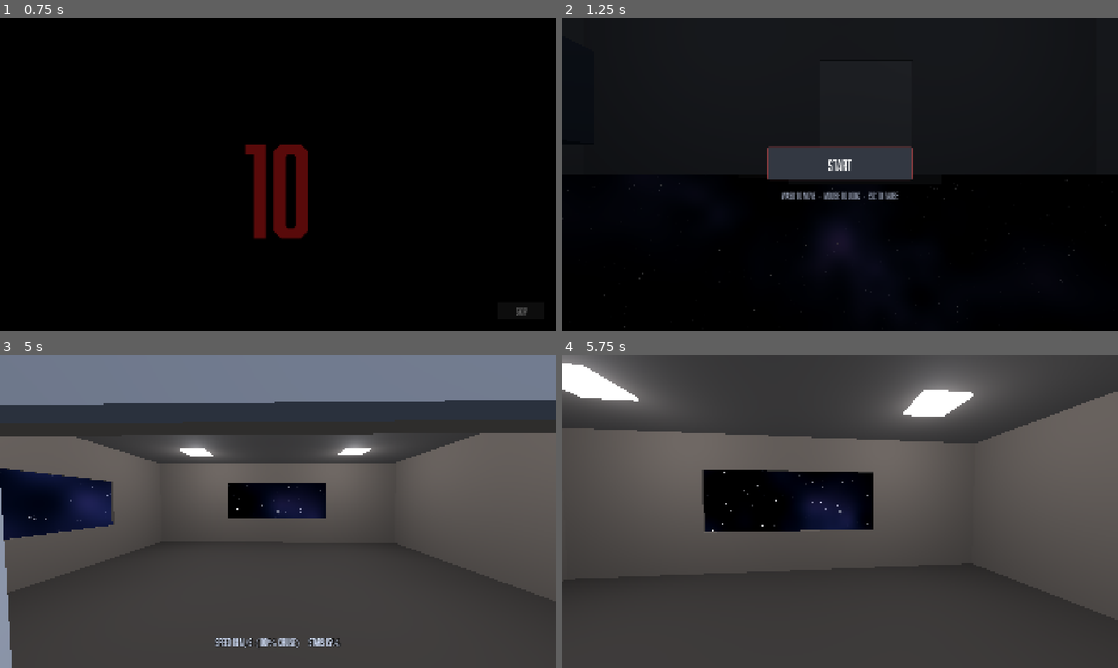
Above: before the commit, frames 1-4 (two rows, left to right).
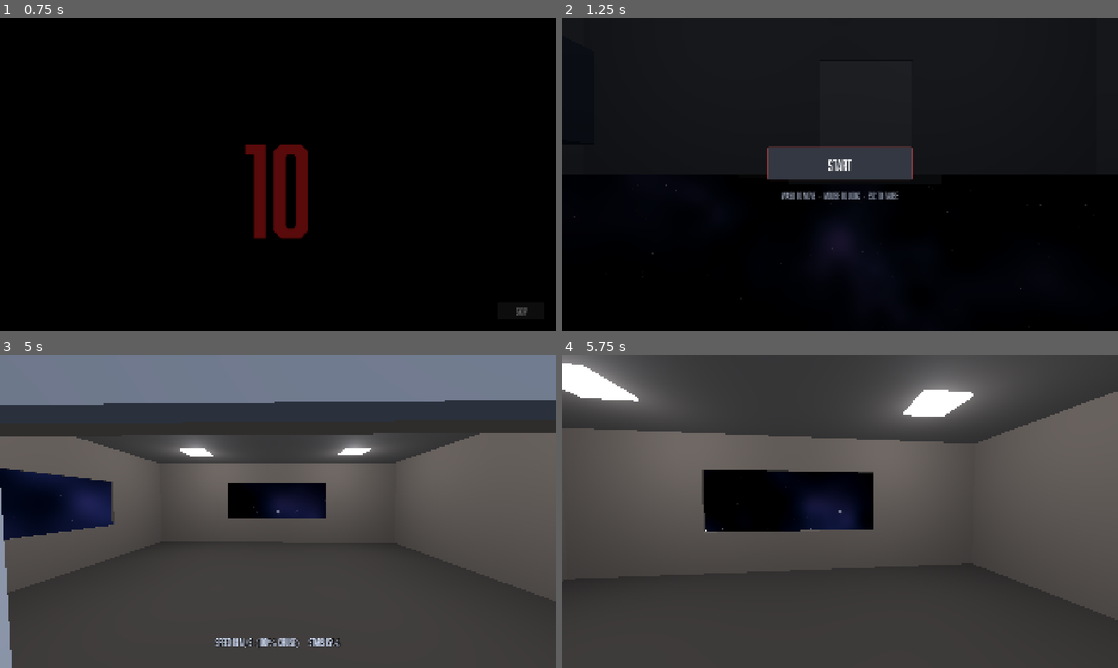
Above: after the commit, the same moments.

Repository: Joony/gmtk-game-jam-2026
Game: Godot game, scene res://scenes/intro.tscn
Two runs of this game, one before a commit and one after it. Both use one fixed random seed, a clock stepped at 60 frames per second and the inputs below.
Inputs (mouse positions are in pixels of both pictures, inside the frame that each line leads up to):
- Up to frame 1 (0.75 s): click "Skip" at 0.5 s
- Up to frame 2 (1.25 s): no input
- Up to frame 3 (5 s): click "START" at 1.25 s; tap Enter at 2 s; move the mouse to (305, 511) at 2.02 s; hold E (interact) 2.03-2.78 s; hold W (forward) from 2.03 s (still down); tap Space (jump) at 2.27, 3.02, 4.52 s; move the mouse to (250, 511) at 2.77 s; tap [ (stars_fewer) at 2.85 s; move the mouse to (289, 505) at 3.52 s; hold ] (stars_more) 3.53-4.28 s; move the mouse to (272, 517) at 4.27 s; click (272, 517) at 4.35 s
- Up to frame 4 (5.75 s): keep holding W (forward); move the mouse to (878, 514) at 5.02 s; hold E (interact) from 5.03 s (still down); tap Space (jump) at 5.27 s

Frame 1 is identical in both runs. In frame 2, less than 0.1% of the frame differs, in the area x 0-98%, y 51-99%; in frame 3, less than 0.1%; in frame 4, less than 0.1%.

Commit message:
Stop stars vanishing mid-view: exact grid traversal and speed-scaled field depth
Two changes. The shader sampled the star grid at fixed intervals, which skips
cells on diagonal rays; it now walks the grid with a 3D DDA so every cell the ray
crosses is visited. Measured no change at cruise (0% vanished either way) but it
removes a direction-dependent class of artifact.

The change that measured: the field spanned a fixed 15-700m, which at speed a star
crosses in under a second, so it faded in and out almost at once. Cell size and the
near/far limits now scale with speed, leaving angular density untouched but making
stars last proportionally longer - 0.2% to 0.0% vanished at 20x cruise.

Co-Authored-By: Claude Fable 5 <noreply@anthropic.com>

Diff:
--- a/assets/shaders/starfield.gdshader
+++ b/assets/shaders/starfield.gdshader
@@ -19,6 +19,9 @@
 /// Stars start FAR away. Close stars sweep across the view in a second and read as
 /// specks flying past the hull rather than a distant sky.
 uniform float near_distance = 15.0;
+/// Stars fade out approaching this. Kept below the DDA's worst-case reach so the
+/// fade, not the walk running out of steps, is what ends the field.
+uniform float far_distance = 700.0;
 // --- Nebula ---------------------------------------------------------------------
 // Computed from the view DIRECTION only, never from position, so it behaves as if
 // infinitely far away: it does not slide past as the ship travels, which is correct
@@ -37,9 +40,9 @@
 uniform float destination_brightness : hint_range(0.0, 4.0) = 0.0;
 uniform float destination_size : hint_range(0.0005, 0.2) = 0.02;
 
-// Marching this many cells along the ray. Step length == cell size, so every cell the
-// ray passes through IS sampled — that is what stops stars popping in and out.
-const int STEPS = 24;
+// Cells visited per ray by the DDA below. A diagonal ray crosses ~1.7 cells per cell
+// length, so this reaches ~700m worst case — matching far_distance.
+const int STEPS = 28;
 
 varying vec3 world_position;
 
@@ -107,62 +110,74 @@
 		col += tint * density * nebula_strength;
 	}
 
-	// March cell by cell along the ray. Previously a single sample per depth slab meant
-	// a star was only visible while it sat in that one thin slice, so stars appeared,
-	// drifted briefly and vanished. Marching keeps each star visible for as long as the
-	// line of sight actually passes near it.
+	// Walk the grid with a 3D DDA so EVERY cell the line of sight passes through is
+	// visited, in order. Sampling at fixed intervals along the ray (the previous
+	// approach) skips cells whenever the ray is diagonal — and which cells get skipped
+	// shifts as the ship moves, so stars blinked out while still in view.
+	vec3 origin = eye + ray * near_distance;
+	vec3 safe_ray = ray;
+	if (abs(safe_ray.x) < 1e-6) { safe_ray.x = 1e-6; }
+	if (abs(safe_ray.y) < 1e-6) { safe_ray.y = 1e-6; }
+	if (abs(safe_ray.z) < 1e-6) { safe_ray.z = 1e-6; }
+
+	vec3 cell_id = floor(origin / cell_size);
+	vec3 step_dir = sign(safe_ray);
+	vec3 t_delta = abs(cell_size / safe_ray);
+	vec3 t_max = ((cell_id + max(step_dir, vec3(0.0))) * cell_size - origin) / safe_ray;
+
 	for (int i = 0; i < STEPS; i++) {
-		float t = near_distance + float(i) * cell_size;
-		vec3 id = floor((ray * t + eye) / cell_size);
-		vec3 rnd = hash33(id);
-		if (rnd.z > star_density) {
-			continue;
+		vec3 rnd = hash33(cell_id);
+		if (rnd.z <= star_density) {
+			// Star centres are held away from cell edges so a star cannot be sliced by a
+			// boundary. The margin scales with the star's WORLD radius, which grows with
+			// distance: a fixed margin is enormous close in — at 15m a 20% margin spans
+			// ~69 degrees — and carves a cross of empty sky along the world axes.
+			float approx = length((cell_id + vec3(0.5)) * cell_size - eye);
+			float margin = clamp(star_angular_size * approx / cell_size * 1.5, 0.004, 0.25);
+			vec3 star = (cell_id + rnd * (1.0 - 2.0 * margin) + vec3(margin)) * cell_size;
+
+			vec3 rel = star - eye;
+			float along = dot(rel, ray);
+			if (along > 1.0) {
+				// ANGULAR distance from the line of sight: this is what makes stars read
+				// as distant points — far away is small, the same star close is large.
+				vec3 offset = rel - ray * along;
+
+				// Smear with speed, along the direction the star APPEARS to move — away
+				// from the point you are travelling toward, not along the travel axis.
+				// Stretching along `dir` does nothing head-on (offsets are perpendicular
+				// to the ray, hence to `dir`), so there were no streaks looking forward.
+				float angle;
+				vec3 stretch = dir - ray * dot(dir, ray);
+				float stretch_len = length(stretch);
+				if (stretch_len > 0.0001 && streak > 0.001) {
+					stretch /= stretch_len;
+					float axial = dot(offset, stretch);
+					vec3 lateral = offset - stretch * axial;
+					angle = length(lateral + stretch * (axial / (1.0 + streak))) / along;
+				} else {
+					angle = length(offset) / along;
+				}
+
+				// Fade to nothing at both ends. A hard cutoff makes stars wink out as
+				// they cross the limit.
+				float fade = smoothstep(far_distance, far_distance * 0.45, along)
+					* smoothstep(near_distance * 0.6, near_distance * 2.0, along);
+				col += vec3(smoothstep(star_angular_size, 0.0, angle) * (0.25 + 0.75 * rnd.x) * fade);
+			}
 		}
 
-		// Star centres are held away from cell edges so a star cannot be sliced by a
-		// boundary (only the cell containing the sample is tested). The margin must
-		// scale with the star's WORLD radius, which grows with distance: a fixed
-		// margin is enormous at close range — at 15m a 20% margin spans ~69 degrees of
-		// view — and carves a cross of empty sky along the world axes through the eye.
-		// Sized this way the dead band is a constant ~3x the star size, i.e. invisible.
-		float margin = clamp(star_angular_size * t / cell_size * 1.5, 0.004, 0.25);
-		vec3 star = (id + rnd * (1.0 - 2.0 * margin) + vec3(margin)) * cell_size;
-		vec3 rel = star - eye;
-		float along = dot(rel, ray);
-		if (along < 1.0) {
-			continue;
+		// Advance to the next cell the ray enters.
+		if (t_max.x < t_max.y && t_max.x < t_max.z) {
+			cell_id.x += step_dir.x;
+			t_max.x += t_delta.x;
+		} else if (t_max.y < t_max.z) {
+			cell_id.y += step_dir.y;
+			t_max.y += t_delta.y;
+		} else {
+			cell_id.z += step_dir.z;
+			t_max.z += t_delta.z;
 		}
-
-		// ANGULAR distance from the line of sight: this is what makes stars read as
-		// distant points. A star far away is small; the same star close is large.
-		vec3 offset = rel - ray * along;
-
-		// Smear with speed, along the direction the star APPEARS to move — which is
-		// away from the point you are travelling toward, not along the travel axis.
-		// Stretching along `dir` itself does nothing when looking straight ahead
-		// (offsets are perpendicular to the ray, hence to `dir` too), so head-on there
-		// were no streaks at all. Projecting `dir` into the plane perpendicular to the
-		// ray gives radial streaks ahead and lateral ones out of a side window, both
-		// from one expression.
-		float angle;
-		vec3 stretch = dir - ray * dot(dir, ray);
-		float stretch_len = length(stretch);
-		if (stretch_len > 0.0001 && streak > 0.001) {
-			stretch /= stretch_len;
-			float axial = dot(offset, stretch);
-			vec3 lateral = offset - stretch * axial;
-			angle = length(lateral + stretch * (axial / (1.0 + streak))) / along;
-		} else {
-			// Dead ahead there is no apparent motion, so no stretch.
-			angle = length(offset) / along;
-		}
-
-		// Fade to NOTHING at both ends of the marched range. A hard cutoff makes stars
-		// wink out as they cross the limit, which is most of what reads as flicker.
-		float far_limit = near_distance + float(STEPS) * cell_size;
-		float fade = smoothstep(far_limit, far_limit * 0.5, along)
-			* smoothstep(near_distance * 0.6, near_distance * 2.0, along);
-		col += vec3(smoothstep(star_angular_size, 0.0, angle) * (0.25 + 0.75 * rnd.x) * fade);
 	}
 
 	// Destination ahead: a soft disc on the travel axis, driven by step 12's distance.
--- a/scripts/level/ship_motion.gd
+++ b/scripts/level/ship_motion.gd
@@ -37,6 +37,23 @@
 @export var speed_step_factor: float = 1.5
 ## Streak is unbounded by speed otherwise, and past a point the sky turns into a smear.
 @export var max_streak: float = 22.0
+
+# --- Field depth -----------------------------------------------------------------
+# The star field spans a fixed depth range, so at speed a star crosses the whole range
+# in well under a second: it fades in, streaks, and fades out almost at once, which
+# reads as stars vanishing mid-view. Scaling the grid WITH speed fixes that — cell size
+# and the near/far limits grow together, so angular density and star size are unchanged
+# but each star lasts proportionally longer.
+#
+# TRADE-OFF: scaling fully would make warp look like cruise (apparent motion is
+# speed/cell_size, so scaling cell with speed cancels it out). This factor is the dial:
+# 0 keeps the old behaviour and the full sense of speed but short-lived stars; 1.0 makes
+# stars maximally persistent but flattens the speed sensation. The streaking carries the
+# speed impression either way.
+@export_range(0.0, 1.0) var field_stretch_with_speed: float = 0.35
+@export var base_cell_size: float = 45.0
+@export var base_near_distance: float = 15.0
+@export var base_far_distance: float = 700.0
 
 ## Current speed. Zero stops the starfield dead, which is what a stalled ship should look like.
 var speed: float = 0.0:
@@ -122,5 +139,9 @@
 		material.set_shader_parameter("travelled", distance_travelled)
 		material.set_shader_parameter("brightness", star_brightness)
 		material.set_shader_parameter("star_density", star_density)
+		var stretch := 1.0 + speed_ratio() * field_stretch_with_speed * max_speed_multiplier / 4.0
+		material.set_shader_parameter("cell_size", base_cell_size * stretch)
+		material.set_shader_parameter("near_distance", base_near_distance * stretch)
+		material.set_shader_parameter("far_distance", base_far_distance * stretch)
 		material.set_shader_parameter("streak", minf(streak_at_cruise * speed_ratio(), max_streak))
 		material.set_shader_parameter("destination_brightness", destination_brightness)
Not shown, changed: TODO.md
Not shown, changed: docs/features/space-exterior.md
